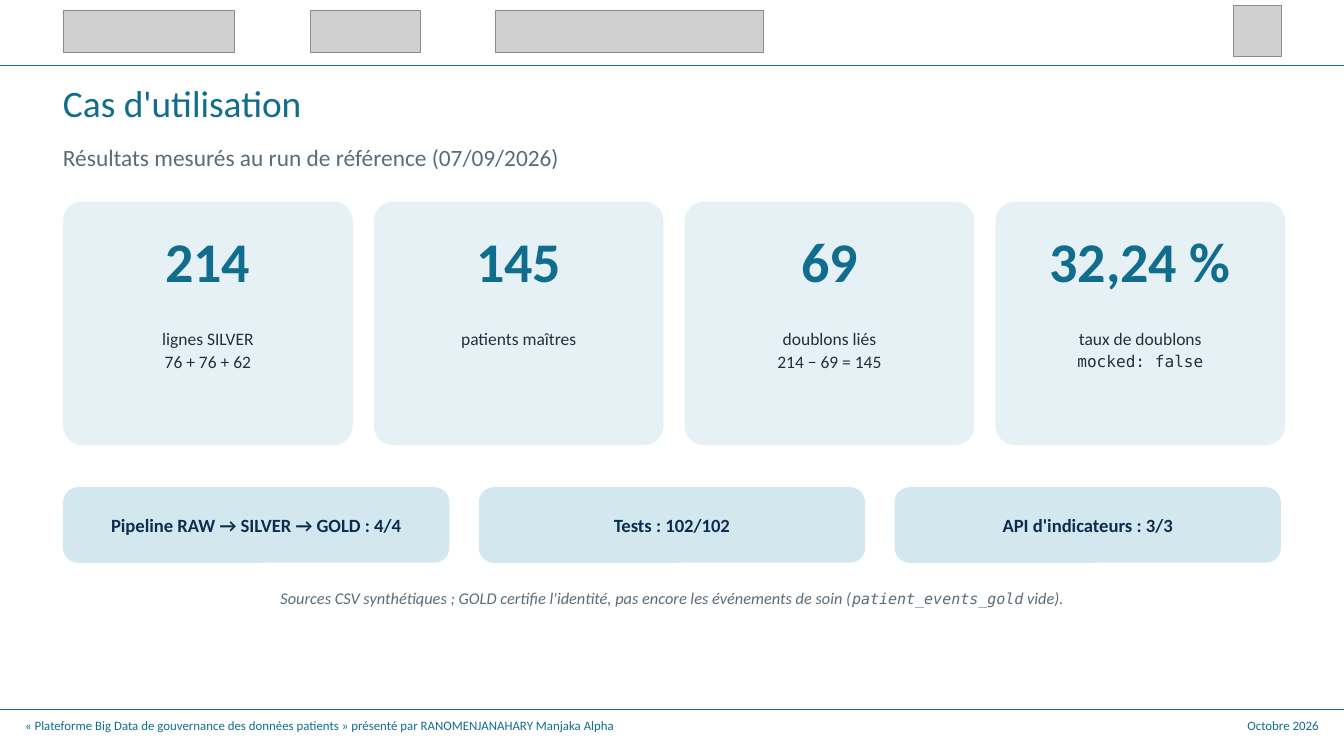
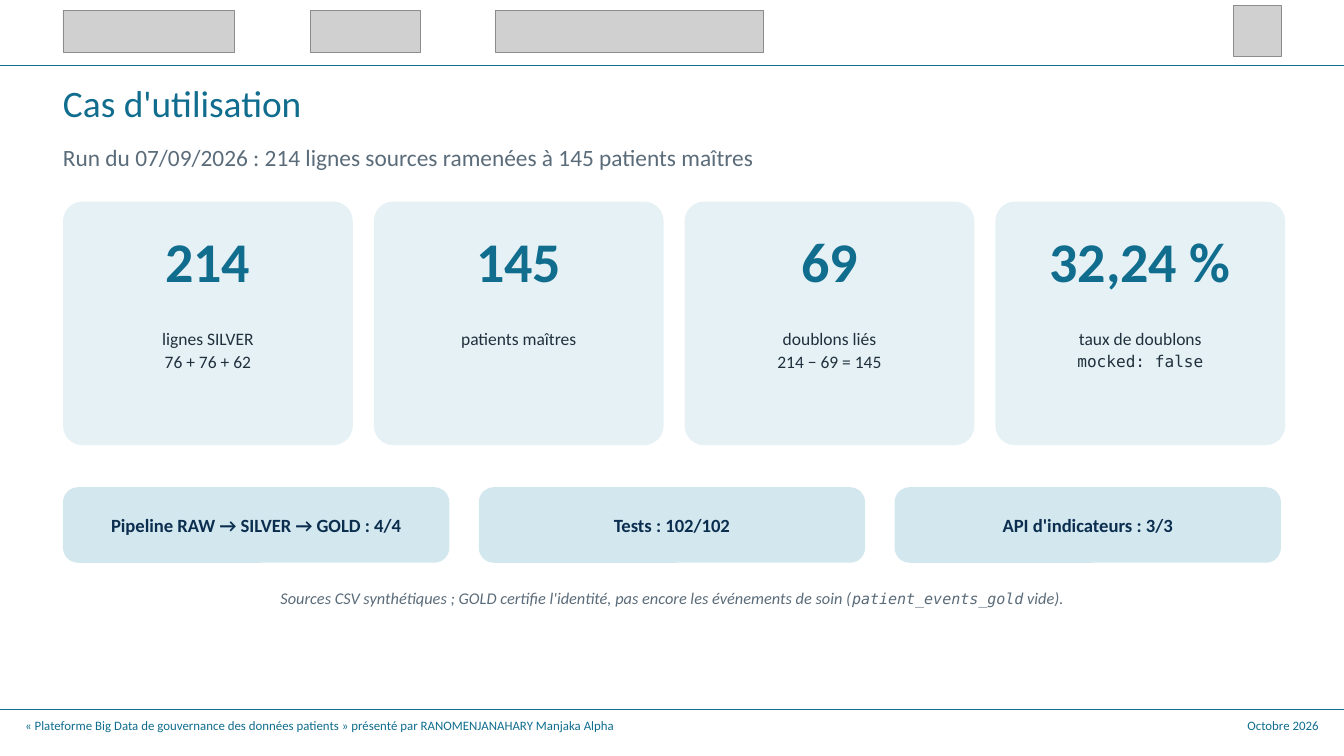
Before and after one commit to Alphamanjaka/test-big-data, a slide deck: slide 16 of documents/slide_soutenance/V2soutenance_m2_mmt_alpha.pptx. Drawn at 1344x756 pixels with LibreOffice and Linux fonts; fonts in the diff are those of the drawing; grey boxes stand for pictures. Boxes give left, top, right and bottom in pixels: in the first picture for what was removed or moved away, otherwise in the second. Text is boxed around its words. In the diff, an @@ line names an element or a change of style, - is before the commit and + after.

```diff
--- a/documents/slide_soutenance/V2soutenance_m2_mmt_alpha.pptx
+++ b/documents/slide_soutenance/V2soutenance_m2_mmt_alpha.pptx
@@ text at (63, 150, 753, 170): text changed @@
-Résultats mesurés au run de référence (07/09/2026)
+Run du 07/09/2026 : 214 lignes sources ramenées à 145 patients maîtres
```
Also in this commit, not shown: 10 other slides changed, 24 other files.
